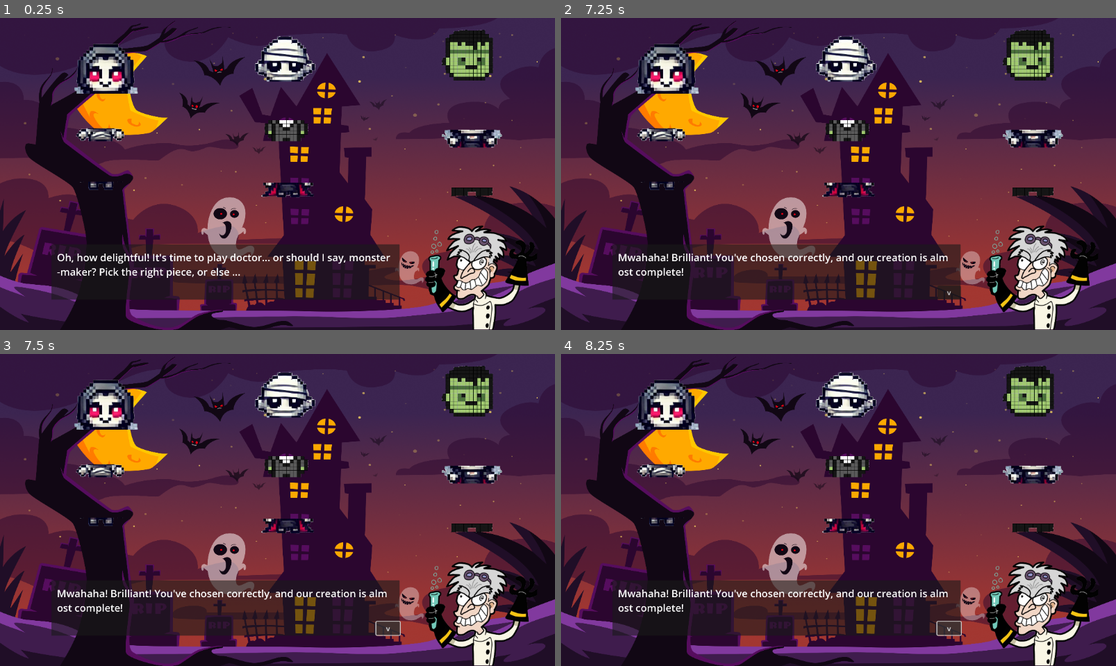
Above: before the commit, frames 1-4 (two rows, left to right).
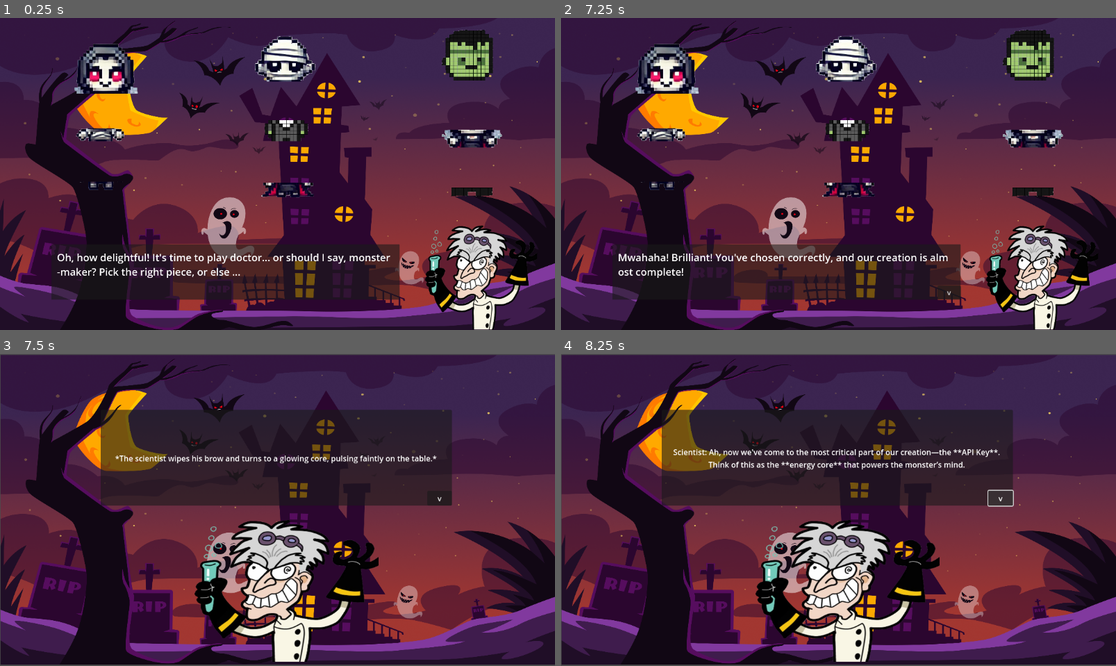
Above: after the commit, the same moments.

Repository: emoskedy/tidalhack-2024
Game: Godot game, scene res://interface.tscn
Two runs of this game, one before a commit and one after it. Both use one fixed random seed, a clock stepped at 60 frames per second and the inputs below. This scene is started directly instead of the project's main scene.
Inputs (mouse positions are in pixels of both pictures, inside the frame that each line leads up to):
- Up to frame 1 (0.25 s): no input
- Up to frame 2 (7.25 s): tap Enter at 0.5, 2, 3.5 s; move the mouse to (666, 71) at 0.52 s; hold D (move_right) 0.53-1.28 s; click (666, 71) at 0.67 s; tap Space at 1.25, 2.75, 4.25 s; move the mouse to (1032, 139) at 1.27 s; hold S (move_down) 1.28-2.03 s; click (1032, 139) at 1.42 s; move the mouse to (849, 189) at 2.02 s; hold D (move_right) 2.03-2.78 s; click (849, 189) at 2.17 s; move the mouse to (844, 61) at 2.77 s; hold W (move_up) 2.78-3.53 s; click (844, 61) at 2.92 s; move the mouse to (660, 133) at 3.52 s; hold A (move_left) 3.53-5.03 s; click (660, 133) at 3.67 s; move the mouse to (660, 183) at 4.27 s; click (660, 183) at 4.42 s; move the mouse to (1027, 55) at 5.02 s; hold S (move_down) 5.03-5.78 s; click (1027, 55) at 5.17 s; move the mouse to (849, 130) at 5.77 s; hold D (move_right) 5.78-6.53 s; click (849, 130) at 5.92 s; move the mouse to (1032, 192) at 6.52 s; hold W (move_up) from 6.53 s (still down); click (1032, 192) at 6.67 s
- Up to frame 3 (7.5 s): release W (move_up) at 7.25 s; click "v" at 7.25 s
- Up to frame 4 (8.25 s): click "v" at 8 s

Frames 1-2 are identical in both runs. In frame 3, 39% of the frame differs, in the area x 0-100%, y 0-100%; in frame 4, 39%.

Commit message:
connected everything into a story

Diff:
--- a/game/API.tscn
+++ b/game/API.tscn
@@ -20,6 +20,26 @@
 offset_top = 422.0
 offset_right = 286.0
 offset_bottom = 502.0
-text = "Click Here
-You found an
-Easter Egg!!"
+text = "It's time to make...
+a monster!!"
+
+[node name="Panel" type="Panel" parent="."]
+offset_left = 62.0
+offset_top = 94.0
+offset_right = 816.0
+offset_bottom = 287.0
+
+[node name="Label" type="Label" parent="Panel"]
+layout_mode = 0
+offset_left = 17.0
+offset_top = 15.0
+offset_right = 564.0
+offset_bottom = 187.0
+theme_override_font_sizes/font_size = 23
+text = "Solve this riddle:
+\"Climb to the sky, not once but twice,
+Then fall below where the earth lies.
+To the west, where the sun has set,
+Then to the east, you shall be met.\""
+
+[connection signal="pressed" from="Button" to="." method="_on_button_pressed"]
--- a/game/APIK_dialogue.gd
+++ b/game/APIK_dialogue.gd
@@ -36,7 +36,8 @@
 		show_dialogue()
 	else:
 		# Hide or close the dialogue box after the last line
-		$Panel.hide()
+		#$Panel.hide()
+		get_tree().change_scene_to_file("res://API.tscn")
 
 # Initialize the first line of dialogue when the scene starts
 func _ready() -> void:
--- a/game/APIK_dialogue.tscn
+++ b/game/APIK_dialogue.tscn
@@ -17,6 +17,7 @@
 texture = ExtResource("2_46yxk")
 
 [node name="Panel" type="Panel" parent="."]
+layout_mode = 0
 offset_left = 209.0
 offset_top = 116.0
 offset_right = 938.0
--- a/game/Interface.gd
+++ b/game/Interface.gd
@@ -16,6 +16,9 @@
 	"Excellent choice, my little apprentice! The creature stirs!",
 	"Magnificent! You're truly becoming a master of monstrous arts!"
 ]
+
+func _on_next_button_pressed() -> void:
+	get_tree().change_scene_to_file("res://APIK_dialogue.tscn")
 
 func _ready():
 	randomize()
--- a/game/UI_dialogue.gd
+++ b/game/UI_dialogue.gd
@@ -35,7 +35,8 @@
 		show_dialogue()
 	else:
 		# Hide or close the dialogue box after the last line
-		$Panel.hide()
+		#$Panel.hide()
+		get_tree().change_scene_to_file("res://interface.tscn")
 
 # Initialize the first line of dialogue when the scene starts
 func _ready():
--- a/game/api.gd
+++ b/game/api.gd
@@ -1,11 +1,4 @@
 extends Node2D
 
-
-# Called when the node enters the scene tree for the first time.
-func _ready() -> void:
-	pass
-
-
-# Called every frame. 'delta' is the elapsed time since the previous frame.
-func _process(delta: float) -> void:
-	pass
+func _on_button_pressed() -> void:
+	get_tree().change_scene_to_file("res://endingPage.tscn")
--- a/game/interface.tscn
+++ b/game/interface.tscn
@@ -189,6 +189,7 @@
 autowrap_mode = 1
 
 [node name="next_button" type="Button" parent="Panel"]
+layout_mode = 0
 offset_left = 1703.57
 offset_top = 218.732
 offset_right = 1754.57
@@ -200,3 +201,5 @@
 position = Vector2(1070.85, 506.718)
 scale = Vector2(1.14394, 1.14394)
 texture = ExtResource("11_662kg")
+
+[connection signal="pressed" from="Panel/next_button" to="." method="_on_next_button_pressed"]
--- a/game/introPage.tscn
+++ b/game/introPage.tscn
@@ -1,9 +1,11 @@
-[gd_scene load_steps=3 format=3 uid="uid://cc6ymu84hp2fb"]
+[gd_scene load_steps=4 format=3 uid="uid://cc6ymu84hp2fb"]
 
+[ext_resource type="Script" path="res://introToPage.gd" id="1_7nlui"]
 [ext_resource type="Texture2D" uid="uid://d3oxry25otgfb" path="res://img/Background.png" id="1_b6wk7"]
 [ext_resource type="Texture2D" uid="uid://sdm15pyx013p" path="res://img/playButton.png" id="2_s4jry"]
 
 [node name="Node2D" type="Node2D"]
+script = ExtResource("1_7nlui")
 
 [node name="TextureRect" type="TextureRect" parent="."]
 offset_top = -47.0
@@ -35,3 +37,5 @@
 vertical_alignment = 1
 autowrap_mode = 2
 uppercase = true
+
+[connection signal="pressed" from="TextureRect/Sprite2D/TextureButton" to="." method="_on_texture_button_pressed"]
--- a/game/player.gd
+++ b/game/player.gd
@@ -4,10 +4,19 @@
 var screen_size = Vector2()
 
 # The correct input sequence: Up, Up, Down, Down, Left, Right, Left, Right
-var required_sequence = ["right", "right", "right", "right", "right", "right"]
+var required_sequence = ["up", "up", "down", "left", "right"]
 var current_sequence = []
 
+var success_messages = [
+	"Mwahaha! Brilliant! You've chosen correctly, and our creation is almost complete!",
+	"Splendid! You've got the hands of a true monster-maker!",
+	"Yes, yes! Perfect! Our creature will rise thanks to your masterful selections!",
+	"Excellent choice, my little apprentice! The creature stirs!",
+	"Magnificent! You're truly becoming a master of monstrous arts!"
+]
+
 # Reference to the 'Button' node that is a sibling of 'Player'
+@onready var mad_scientist_label : Label = get_node("../Panel/Label")
 @onready var button : Button = get_node("../Button")  # Go one level up and find the Button node
 
 func _ready() -> void:
@@ -44,6 +53,11 @@
 		position.y = screen_size.y
 		record_input("up")
 
+func show_success_message():
+	# Choose a random success message
+	var message = success_messages[randi() % success_messages.size()]
+	mad_scientist_label.text = message
+
 func record_input(direction: String) -> void:
 	# Add the new input direction to the sequence
 	current_sequence.append(direction)
@@ -54,4 +68,5 @@
 
 	# Check if the current sequence matches the required sequence
 	if current_sequence == required_sequence:
+		show_success_message()
 		button.show()  # Show the button when the sequence is correct
--- a/game/storyPage.tscn
+++ b/game/storyPage.tscn
@@ -85,4 +85,5 @@
 size_flags_stretch_ratio = 0.0
 metadata/_edit_use_anchors_ = true
 
+[connection signal="pressed" from="TextureRect/Sprite2D/TextureButton" to="." method="_on_start_button_pressed"]
 [connection signal="pressed" from="TextureRect/Sprite2D2/TextureButton" to="." method="_on_texture_button_pressed"]
Not shown: 1 places in game/endingPage.tscn that only renumber resources
Not shown, added: game/img/greenFire2.png.import
Renamed: game/introToStory.gd -> game/introToPage.gd
Not shown: 1 places in game/storyPage.tscn that only renumber resources
